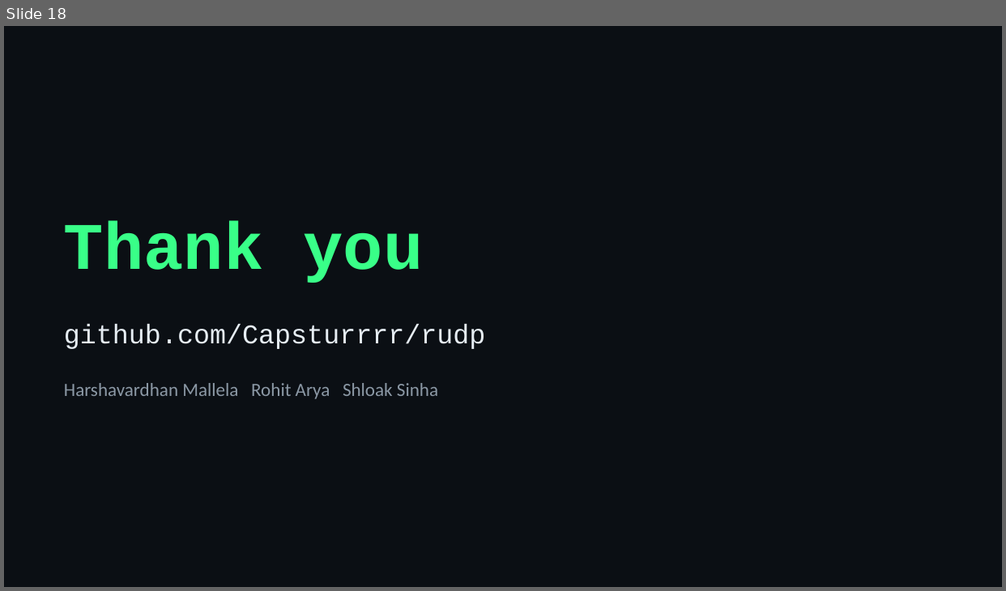
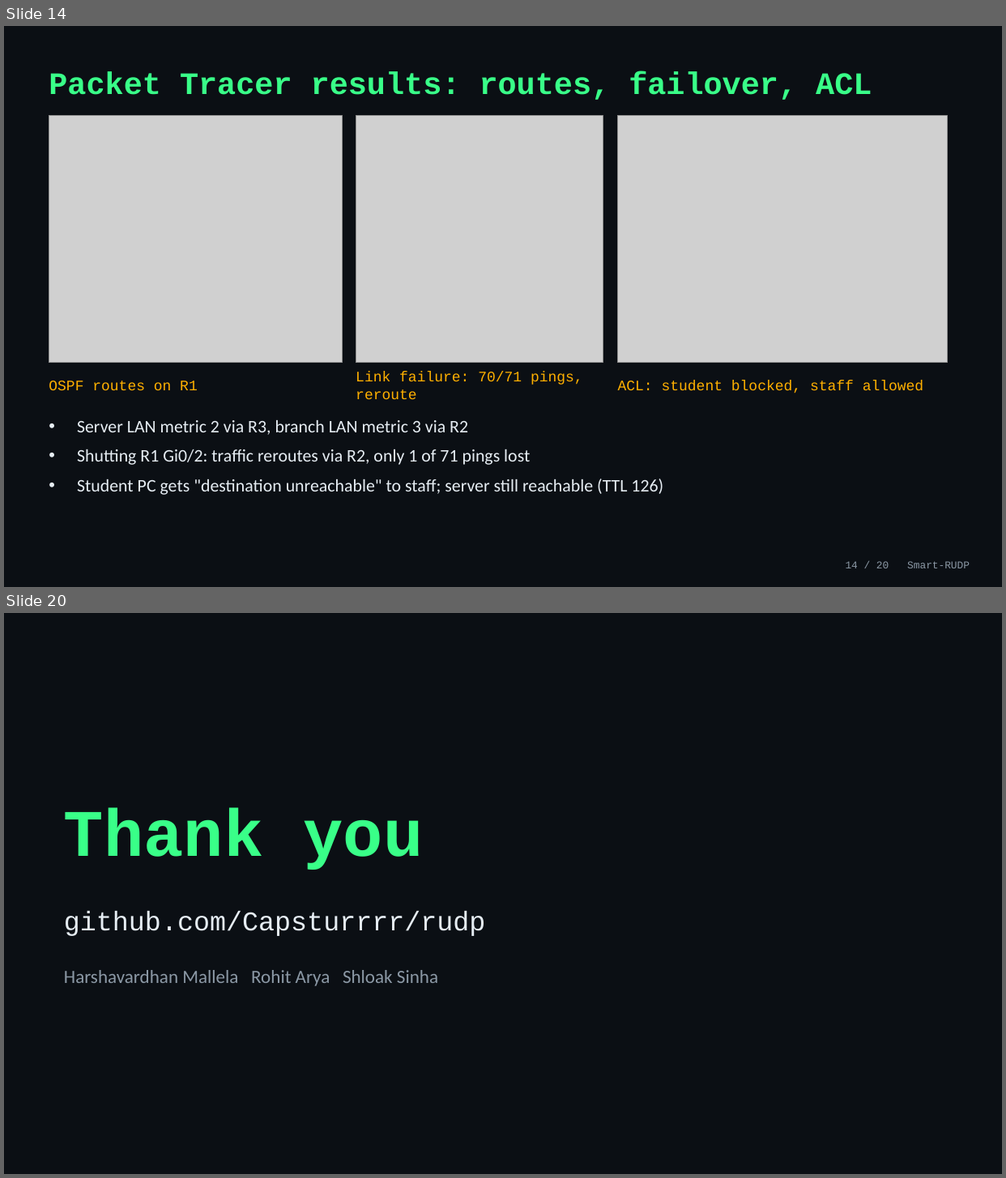
Before and after one commit to Capsturrrr/rudp, a slide deck: docs/final/RUDP_Presentation.pptx. Shown one above the other, each under a label of ours: slide 18 before the commit, slides 14 and 20 after it; the slides between them are not shown. The pictures are 1006x591 and 1006x1178 pixels, drawn with LibreOffice and Linux fonts; fonts in the diff are those of the drawing; grey boxes stand for pictures. Boxes give left, top, right and bottom in pixels: in the first picture for what was removed or moved away, otherwise in the second. Text is boxed around its words. In the diff, an @@ line names an element or a change of style, - is before the commit and + after.

```diff
--- a/docs/final/RUDP_Presentation.pptx
+++ b/docs/final/RUDP_Presentation.pptx
@@ slide 14 added at [4,26,1002,587], background #0B0F14 @@
@@ text added at [49,72,872,100], 30 pt, text #39FF88, bold @@
+Packet Tracer results: routes, failover, ACL
@@ picture added at [49,116,343,363] @@
@@ picture added at [356,116,603,363] @@
@@ picture added at [618,116,948,363] @@
@@ text added at [49,381,198,390], 14 pt, text #FFB000 @@
+OSPF routes on R1
@@ text added at [356,372,583,399], 14 pt, text #FFB000 @@
+Link failure: 70/71 pings, reroute
@@ text added at [618,381,924,393], 14 pt, text #FFB000 @@
+ACL: student blocked, staff allowed
@@ text added at [77,420,663,495], 17 pt, text #E6EDF3 @@
+• Server LAN metric 2 via R3, branch LAN metric 3 via R2
+• Shutting R1 Gi0/2: traffic reroutes via R2, only 1 of 71 pings lost
+• Student PC gets "destination unreachable" to staff; server still reachable (TTL 126)
@@ text added at [846,561,970,569], 10 pt, text #8B98A5 @@
+14 / 20 Smart-RUDP
@@ what was slide 18 is now slide 20 @@
```
Also in this commit, not shown: 16 slides changed, 1 other slide added.
